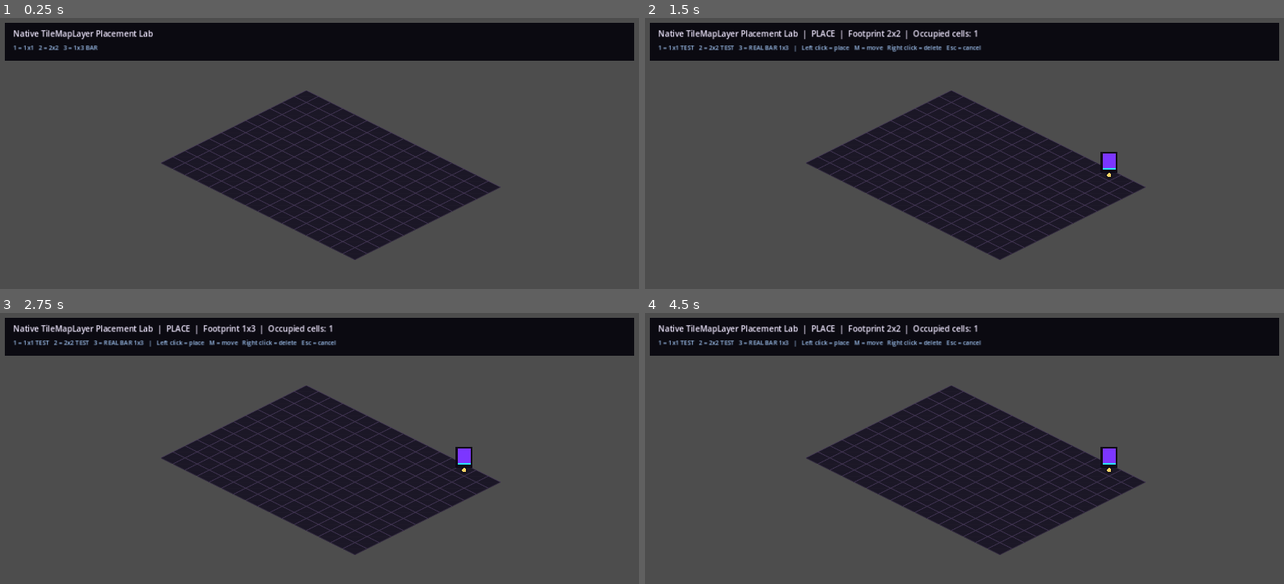
Above: before the commit, frames 1-4 (two rows, left to right).
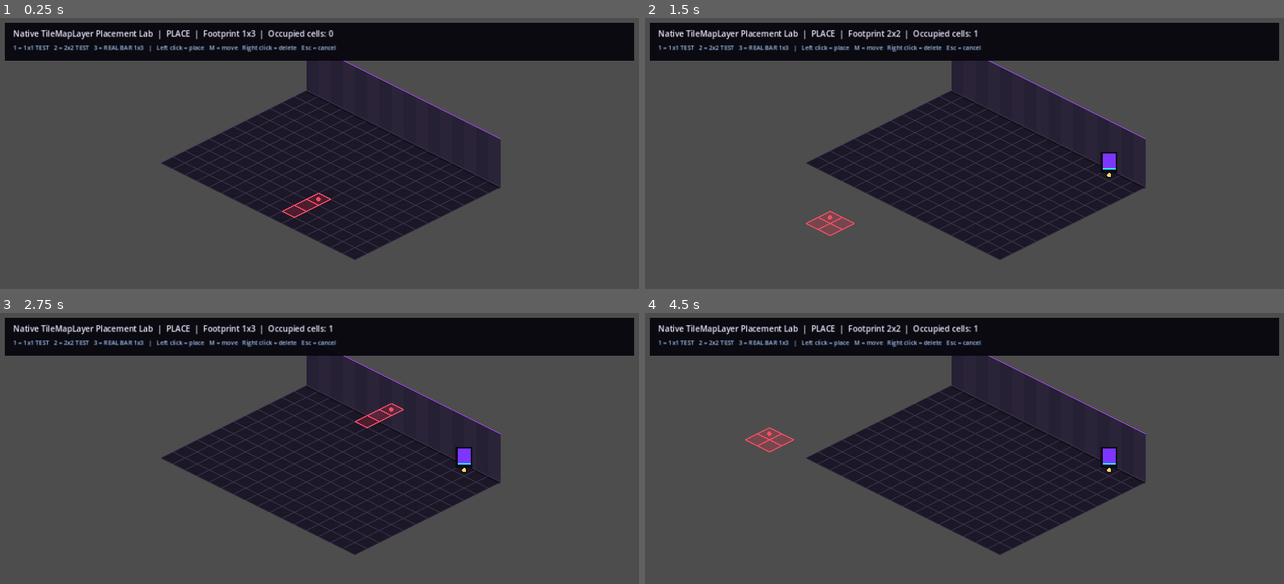
Above: after the commit, the same moments.

Repository: 22crob/Nightclub-City
Game: Godot game, scene res://scenes/testing/PlacementLab.tscn
Same seed, same stepped clock (60 frames per second), same inputs: the game is played once before the commit and once after it.
Inputs (mouse positions are in pixels of both pictures, inside the frame that each line leads up to):
- Up to frame 1 (0.25 s): no input
- Up to frame 2 (1.5 s): tap Enter at 0.5 s; move the mouse to (1105, 177) at 0.52 s; tap 1 at 0.6 s; click (1105, 177) at 0.67 s; tap Space at 1.25 s; move the mouse to (836, 213) at 1.27 s; tap 2 at 1.35 s; click (836, 213) at 1.42 s
- Up to frame 3 (2.75 s): tap Enter at 2 s; move the mouse to (383, 410) at 2.02 s; tap 3 at 2.1 s; click (383, 410) at 2.17 s
- Up to frame 4 (4.5 s): tap Space at 2.75, 4.25 s; move the mouse to (932, 565) at 2.77 s; tap M at 2.85 s; click (932, 565) at 2.92 s; tap Enter at 3.5 s; move the mouse to (1156, 546) at 3.52 s; tap 1 at 3.6 s; click (1156, 546) at 3.67 s; move the mouse to (772, 437) at 4.27 s; tap 2 at 4.35 s; click (772, 437) at 4.42 s

The runs differ from the first frame. In frame 1, 6.5% of the frame differs, in the area x 5-79%, y 4-74%; in frame 2, 5.4%; in frame 3, 5.1%; in frame 4, 5.4%.
Error before the commit: Attempt to call function 'setup' in base 'null instance' on a null instance. (res://scripts/placement_lab.gd:28)

Commit message:
Add back wall to native placement lab

Diff:
--- a/godot_v2/scenes/testing/PlacementLab.tscn
+++ b/godot_v2/scenes/testing/PlacementLab.tscn
@@ -1,7 +1,8 @@
-[gd_scene load_steps=3 format=3]
+[gd_scene load_steps=4 format=3]
 
 [ext_resource type="Script" path="res://scripts/placement_lab.gd" id="1_lab"]
 [ext_resource type="Script" path="res://scripts/footprint_preview.gd" id="2_preview"]
+[ext_resource type="Script" path="res://scripts/back_wall_preview.gd" id="3_wall"]
 
 [node name="PlacementLab" type="Node2D"]
 script = ExtResource("1_lab")
@@ -12,6 +13,10 @@
 
 [node name="Floor" type="TileMapLayer" parent="World"]
 y_sort_enabled = true
+
+[node name="BackWall" type="Node2D" parent="World"]
+z_index = 2
+script = ExtResource("3_wall")
 
 [node name="FurnitureLayer" type="Node2D" parent="World"]
 z_index = 10
